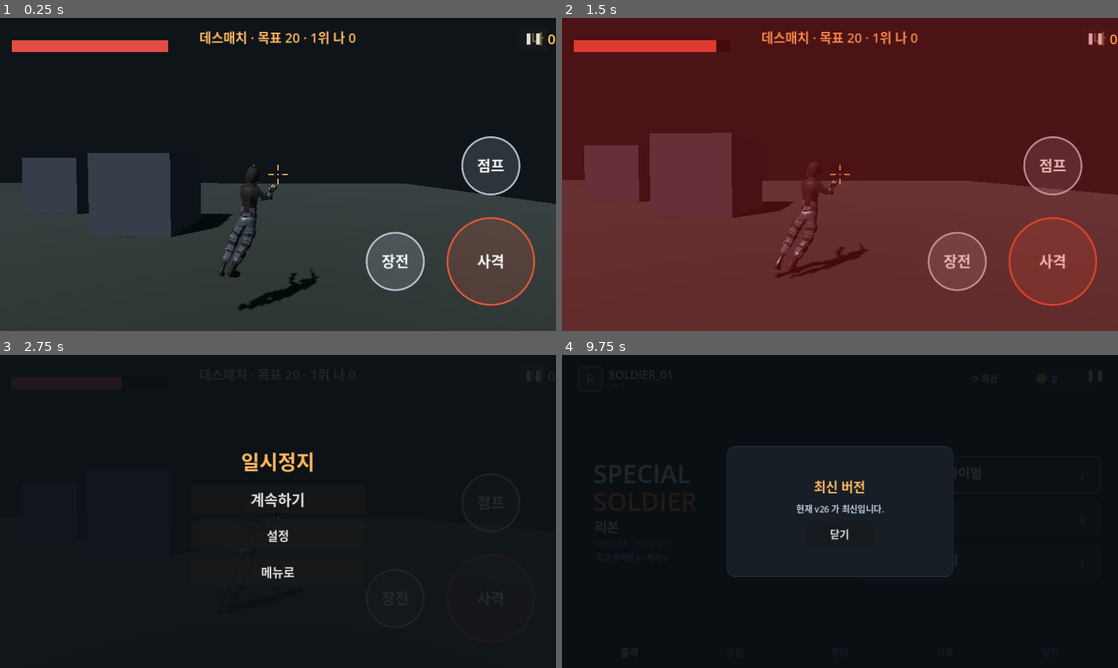
Above: before the commit, frames 1-4 (two rows, left to right).
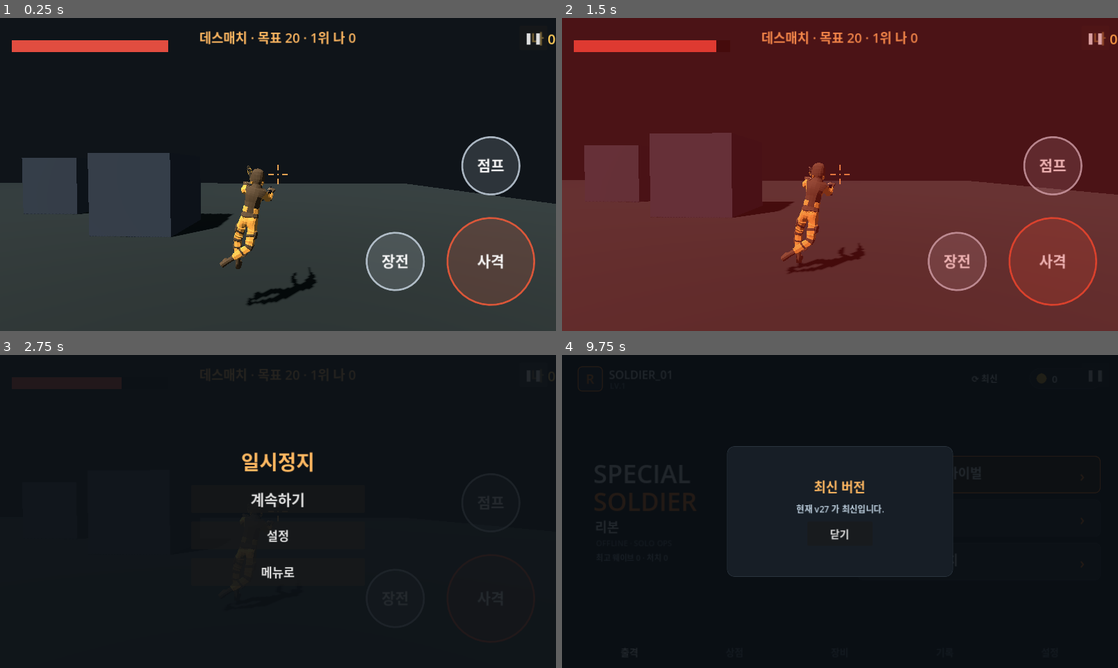
Above: after the commit, the same moments.

Repository: jjongjjongs/Reborn
Game: Godot game, scene res://Deathmatch.tscn
The game is run twice, just before and just after one commit, with the same random seed, the same clock (stepped at 60 frames per second) and the same inputs. This scene is started directly instead of the project's main scene.
Inputs:
- Up to frame 1 (0.25 s): no input
- Up to frame 2 (1.5 s): click "❚❚" at 0.5 s; click "계속하기" at 1.25 s
- Up to frame 3 (2.75 s): click "❚❚" at 2 s
- Up to frame 4 (9.75 s): click "설정" at 2.75 s; click "메뉴로" at 3.5 s; click "❚❚" at 4.25 s; click "계속하기" at 5 s; click "격자" at 5.75 s; click "리셋" at 6.5 s; click "완료" at 7.25 s; click "❚❚" at 8 s; click "계속하기" at 8.75 s; click "⟳ 최신" at 9.5 s

The runs differ from the first frame. In frame 1, 1.4% of the frame differs, in the area x 39-58%, y 46-94%; in frame 2, 1.2%; in frame 3, less than 0.1%; in frame 4, less than 0.1%.

Commit message:
fix: 리타게팅 축 보정 + 팀 색 구분 (v27)
- soldier.gd: 로컬 델타를 타깃 뼈 프레임으로 변환하는 켤레(M·d·M⁻¹) 적용. M은 두
  리그의 글로벌 rest 방향 차이(get_bone_global_rest)로 계산 → 팔이 위로 솟거나
  다리가 벌어지던 뒤틀림 교정.
- 팀 틴트: 정확 일치 대신 거리 임계로 회색 조끼→팀색, 어두운 유니폼→팀색조 적용
  (아군/적군 구분 복구).
- 버전 26→27 (2.5→2.6)

Co-Authored-By: Claude Opus 4.8 <noreply@anthropic.com>
Claude-Session: https://claude.ai/code/session_017gCHGQkLFHx2VS6S1QuV14

Diff:
--- a/game/project.godot
+++ b/game/project.godot
@@ -4,8 +4,8 @@
 [application]
 
 config/name="스페셜솔져 리본"
-config/version="2.5"
-config/build_code=26
+config/version="2.6"
+config/build_code=27
 run/main_scene="res://Menu.tscn"
 config/icon="res://icon.svg"
 config/features=PackedStringArray("4.3", "GL Compatibility")
--- a/game/soldier.gd
+++ b/game/soldier.gd
@@ -41,6 +41,8 @@
 var _src_idx := PackedInt32Array()
 var _tgt_rest: Array[Quaternion] = []
 var _src_rest_inv: Array[Quaternion] = []
+var _m: Array[Quaternion] = []        # change-of-basis: source bone frame -> target bone frame
+var _m_inv: Array[Quaternion] = []
 var _loco := 0.0
 var _aiming := false
 var _dead := false
@@ -81,6 +83,12 @@
 		_tgt_idx.append(ti); _src_idx.append(si)
 		_tgt_rest.append(_tgt.get_bone_rest(ti).basis.get_rotation_quaternion())
 		_src_rest_inv.append(_src.get_bone_rest(si).basis.get_rotation_quaternion().inverse())
+		# model-space orientation of each bone's rest, to transfer the local delta
+		# across rigs whose bone axes differ (otherwise limbs twist/flip)
+		var sg := _src.get_bone_global_rest(si).basis.get_rotation_quaternion()
+		var tg := _tgt.get_bone_global_rest(ti).basis.get_rotation_quaternion()
+		var m := tg.inverse() * sg
+		_m.append(m); _m_inv.append(m.inverse())
 
 func drive(loco_ratio: float, aiming: bool) -> void:
 	_loco = loco_ratio; _aiming = aiming
@@ -116,16 +124,30 @@
 	if _tgt == null or _src == null: return
 	for i in _tgt_idx.size():
 		var cur := _src.get_bone_pose_rotation(_src_idx[i])
-		_tgt.set_bone_pose_rotation(_tgt_idx[i], _tgt_rest[i] * (_src_rest_inv[i] * cur))
+		var d := _src_rest_inv[i] * cur                 # source local delta from rest
+		var td := _m[i] * d * _m_inv[i]                 # express it in target bone frame
+		_tgt.set_bone_pose_rotation(_tgt_idx[i], _tgt_rest[i] * td)
 
 func _team_tint(mi: MeshInstance3D) -> void:
 	if mi.mesh == null: return
+	var grey := Vector3(GEAR_GREY.r, GEAR_GREY.g, GEAR_GREY.b)
+	var dark := Vector3(0.192, 0.180, 0.169)
 	for s in mi.mesh.get_surface_count():
 		var m: Material = mi.mesh.surface_get_material(s)
-		if m is StandardMaterial3D and (m as StandardMaterial3D).albedo_color.is_equal_approx(GEAR_GREY):
-			var nm := StandardMaterial3D.new()
-			nm.albedo_color = _team; nm.roughness = 0.8
-			mi.set_surface_override_material(s, nm)
+		if not (m is StandardMaterial3D):
+			continue
+		var c := (m as StandardMaterial3D).albedo_color
+		var cv := Vector3(c.r, c.g, c.b)
+		var col := Color.BLACK
+		if cv.distance_to(grey) < 0.14:        # plate carrier / gear -> full team color
+			col = _team
+		elif cv.distance_to(dark) < 0.12:      # dark fatigues -> team-tinted dark
+			col = _team.lerp(Color(0.12, 0.12, 0.13), 0.74)
+		else:
+			continue                            # skin / black straps: leave as-is
+		var nm := StandardMaterial3D.new()
+		nm.albedo_color = col; nm.roughness = 0.85
+		mi.set_surface_override_material(s, nm)
 
 func _build_gun() -> void:
 	_gun = Node3D.new(); add_child(_gun)
Not shown, changed: game/export_presets.cfg
